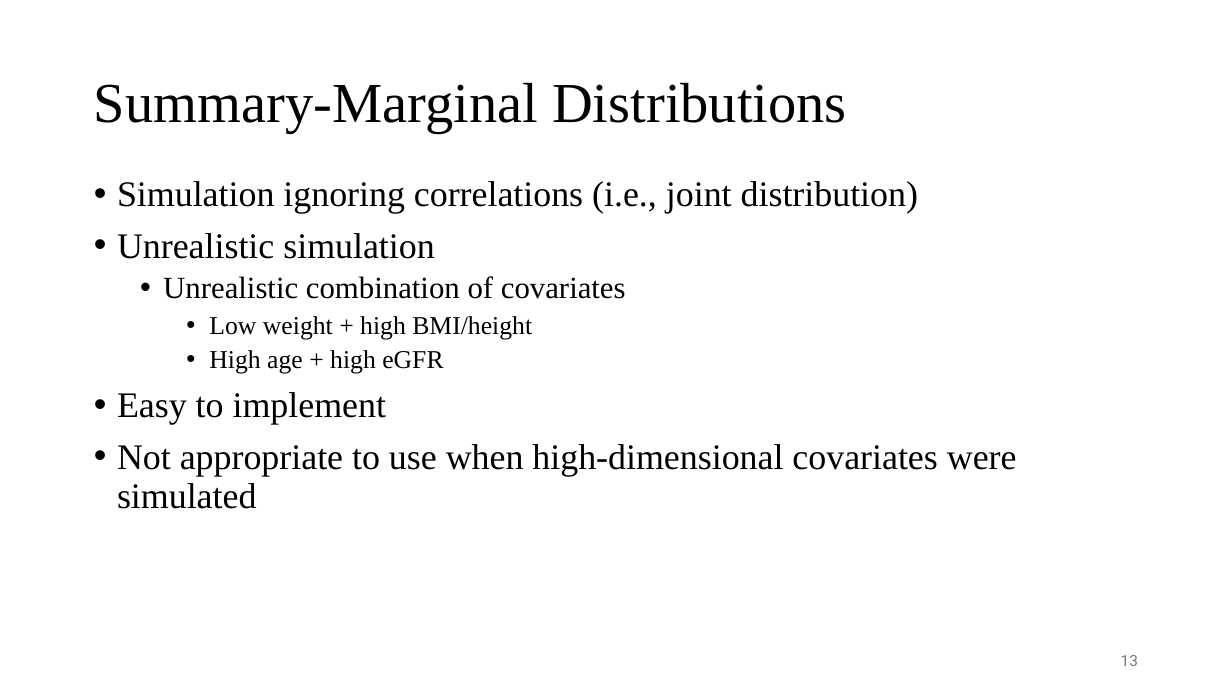
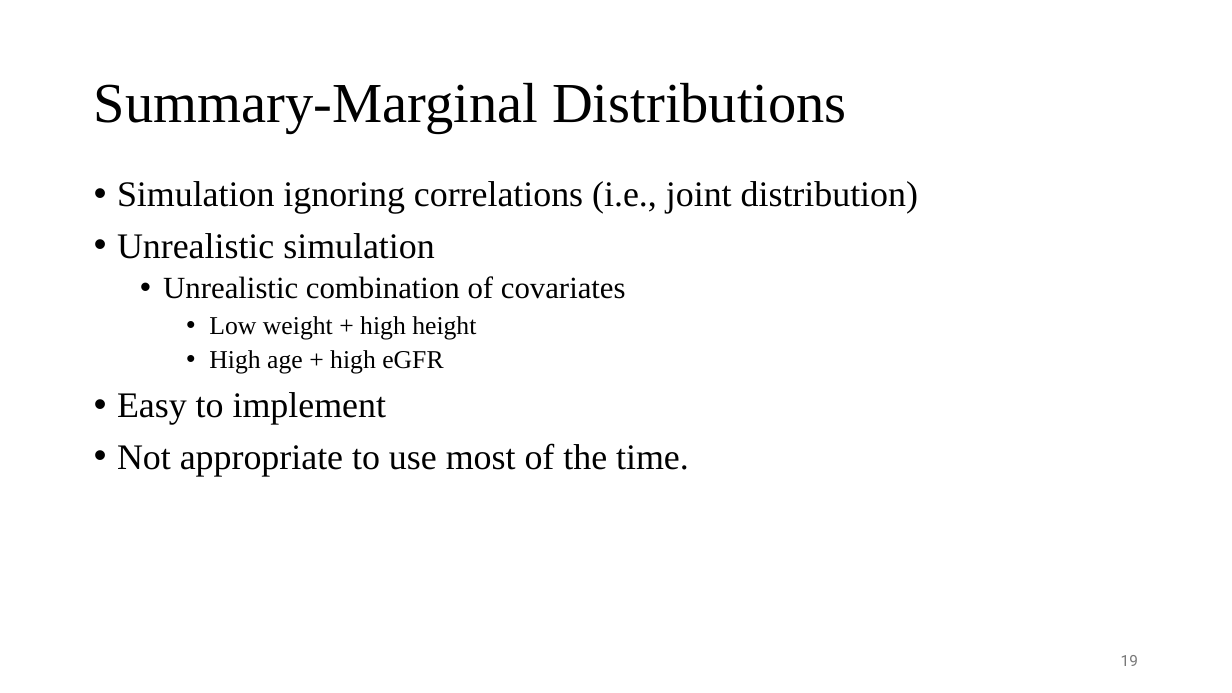
Before and after one commit to UMN-ECP-PMX/ecp8506_26f, a slide deck: slide 19 of wk11/wk11_slides.pptx (slide 13 before the commit). Drawn at 1232x693 pixels with LibreOffice and Linux fonts; fonts in the diff are those of the drawing. Boxes give left, top, right and bottom in pixels: in the first picture for what was removed or moved away, otherwise in the second. Text is boxed around its words. In the diff, an @@ line names an element or a change of style, - is before the commit and + after.

```diff
--- a/wk11/wk11_slides.pptx
+++ b/wk11/wk11_slides.pptx
@@ text at [209, 316, 476, 339]: text changed @@
-    • Low weight + high BMI/height
+    • Low weight + high height
@@ text at [117, 443, 689, 476]: text changed @@
-• Not appropriate to use when high-dimensional covariates were simulated
+• Not appropriate to use most of the time.
@@ page number at [1121, 655, 1138, 666]: text changed @@
-13
+19
```
Also in this commit, not shown: 12 other slides changed, 10 slides added, 3 slides removed, 3 other files.
